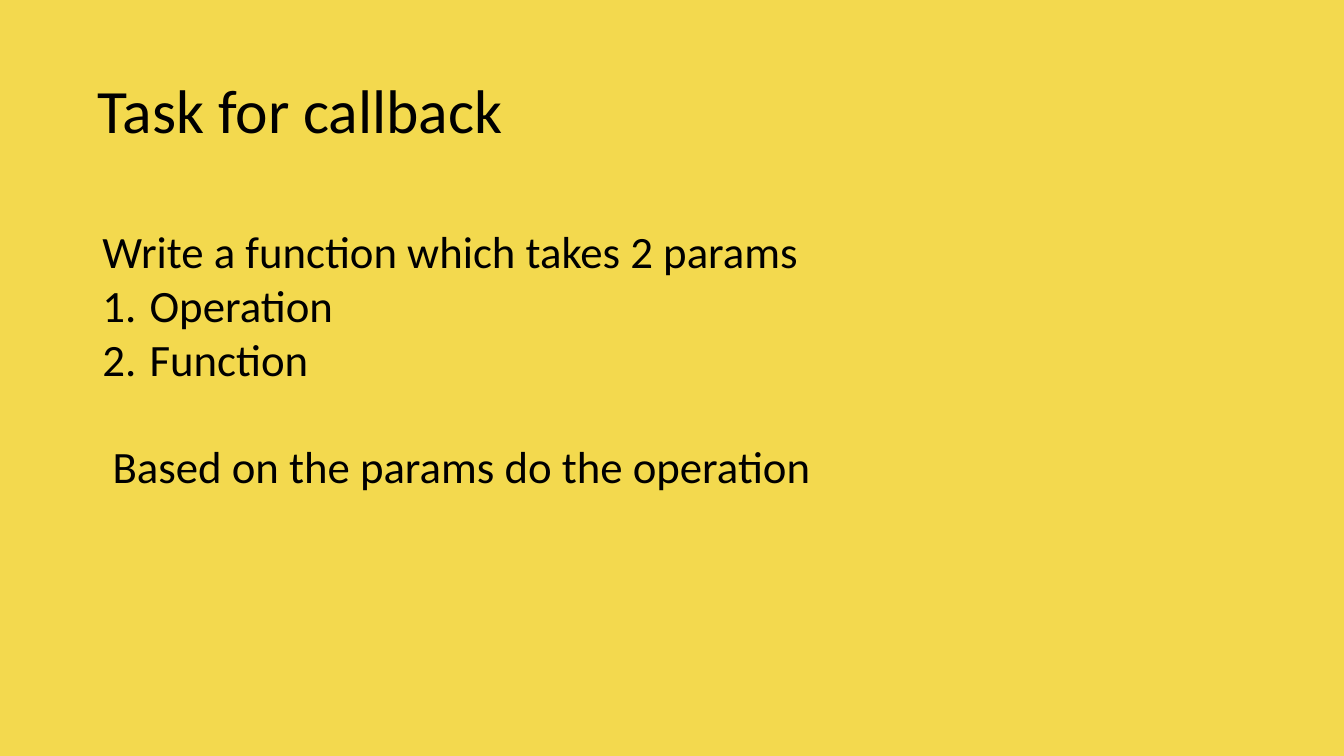
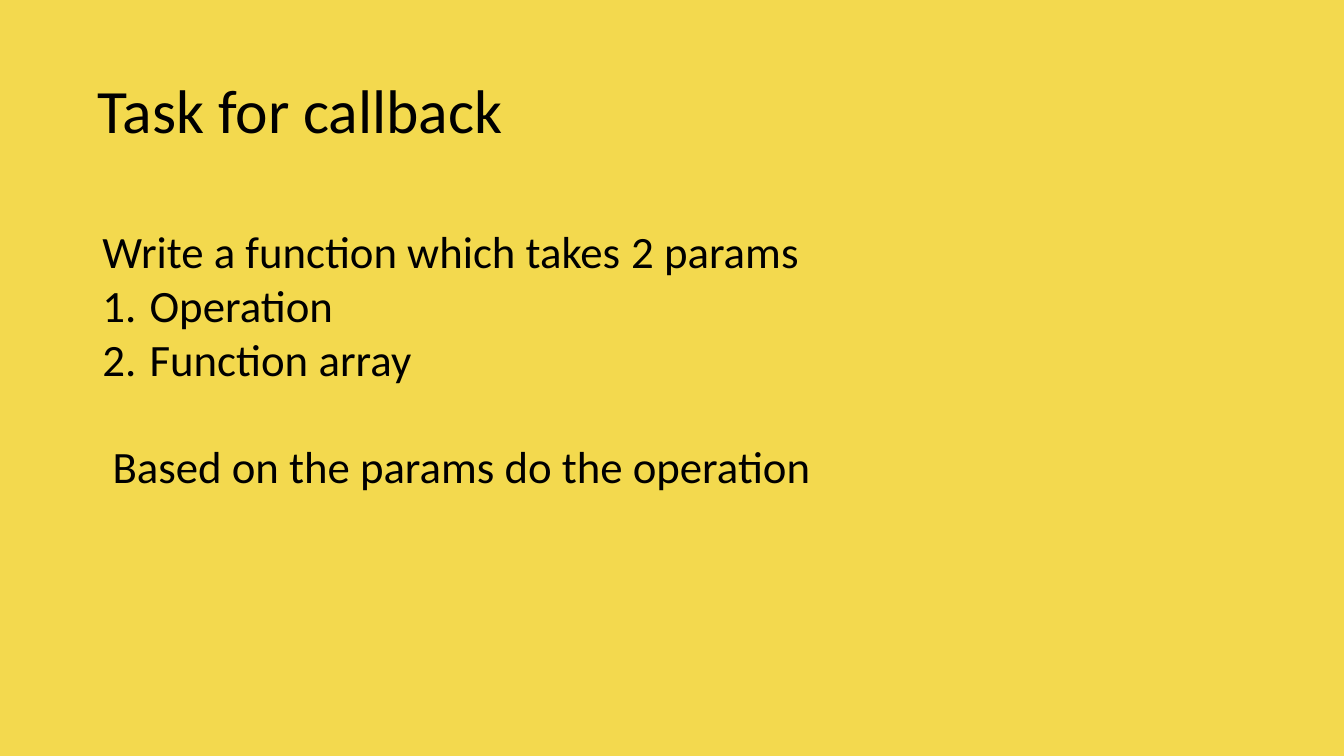
Before and after one commit to vishwanantha/javascript-101, a slide deck: slide 54 of ppt/001 - DataTypes.pptx (slide 53 before the commit). Drawn at 1344x756 pixels with LibreOffice and Linux fonts; fonts in the diff are those of the drawing; background and template pictures are left out. Boxes give left, top, right and bottom in pixels: in the first picture for what was removed or moved away, otherwise in the second. Text is boxed around its words. In the diff, an @@ line names an element or a change of style, - is before the commit and + after.

```diff
--- a/ppt/001 - DataTypes.pptx
+++ b/ppt/001 - DataTypes.pptx
@@ text at box(150, 345, 412, 384): text changed @@
-2. Function
+2. Function array
```
Also in this commit, not shown: 3 other slides changed, 1 slide added, 3 other files.
